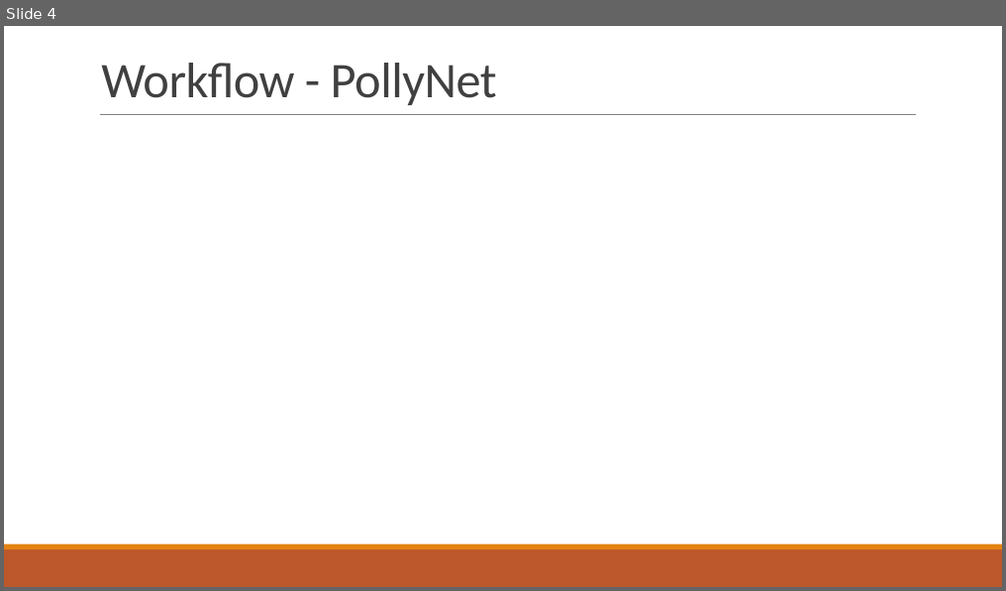
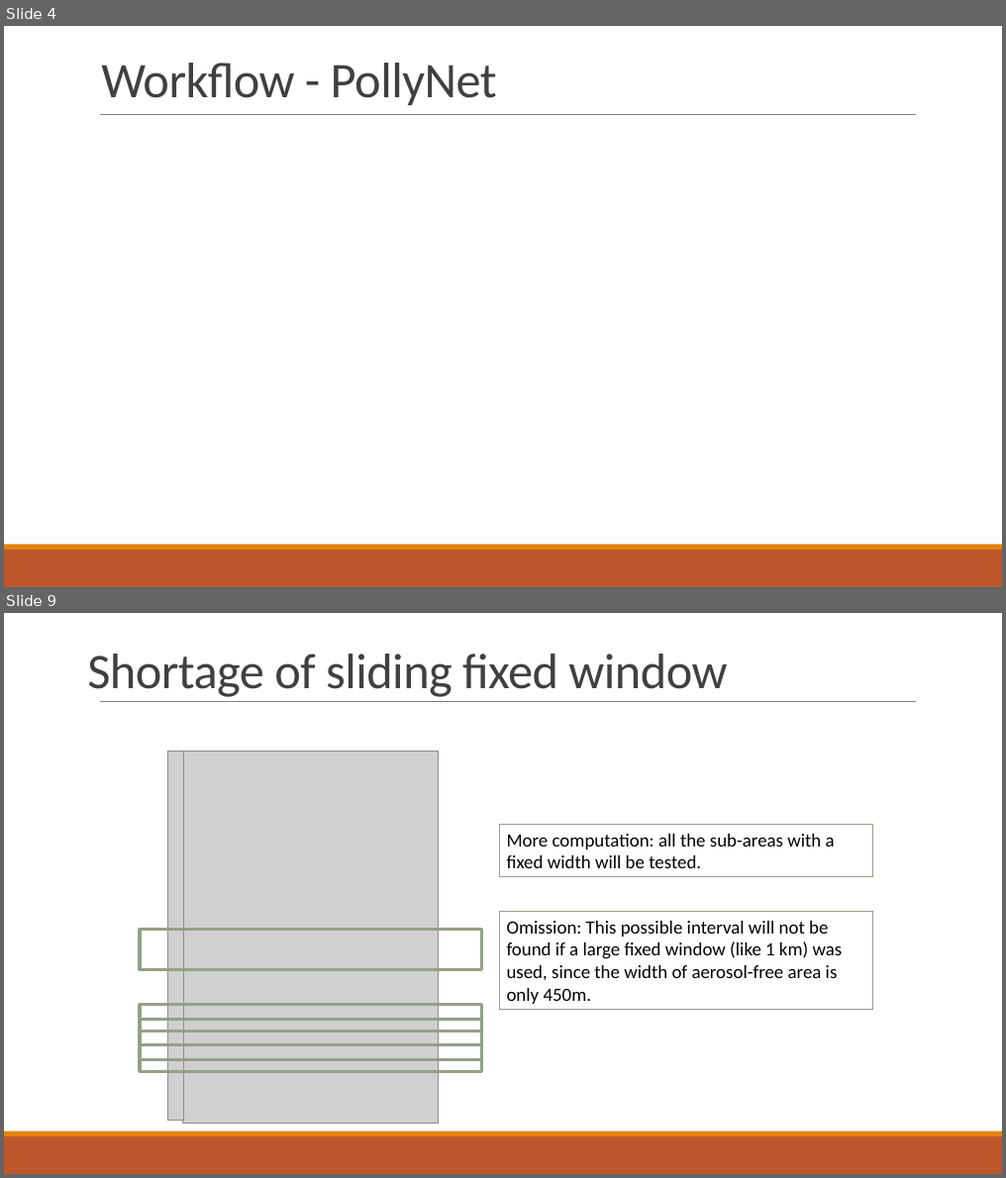
Before and after one commit to PollyNET/Pollynet_Processing_Chain, a slide deck: doc/Pollynet_Processing_Chain.pptx. Shown one above the other, each under a label of ours: slide 4 before the commit, slides 4 and 9 after it; the slides between them are not shown. The pictures are 1006x591 and 1006x1178 pixels, drawn with LibreOffice and Linux fonts; fonts in the diff are those of the drawing; grey boxes stand for pictures. Boxes give left, top, right and bottom in pixels: in the first picture for what was removed or moved away, otherwise in the second. Text is boxed around its words. In the diff, an @@ line names an element or a change of style, - is before the commit and + after.

```diff
--- a/doc/Pollynet_Processing_Chain.pptx
+++ b/doc/Pollynet_Processing_Chain.pptx
@@ slide 9 added at (x1=4, y1=613, x2=1002, y2=1174), background #FFFFFF; not listed: 3 template elements that a slide beside it also shows @@
@@ title added at (x1=87, y1=654, x2=727, y2=697), 48 pt, text #404040 @@
+Shortage of sliding fixed window
@@ picture added at (x1=168, y1=752, x2=184, y2=1121) @@
@@ picture added at (x1=183, y1=752, x2=439, y2=1124) @@
@@ rectangle added at (x1=500, y1=825, x2=873, y2=878), outline #94A088 0.75 pt, 18 pt, text #000000 @@
+More computation: all the sub-areas with a fixed width will be tested.
@@ rectangle added at (x1=140, y1=930, x2=481, y2=970), outline #94A088 3 pt @@
@@ rectangle added at (x1=500, y1=912, x2=873, y2=1010), outline #94A088 0.75 pt, 18 pt, text #000000 @@
+Omission: This possible interval will not be found if a large fixed window (like 1 km) was used, since the width of aerosol-free area is only 450m.
@@ rectangle added at (x1=140, y1=1020, x2=481, y2=1060), outline #94A088 3 pt @@
@@ rectangle added at (x1=140, y1=1005, x2=481, y2=1046), outline #94A088 3 pt @@
@@ rectangle added at (x1=140, y1=1032, x2=481, y2=1072), outline #94A088 3 pt @@
```
Also in this commit, not shown: 7 other slides added, 13 other files.
